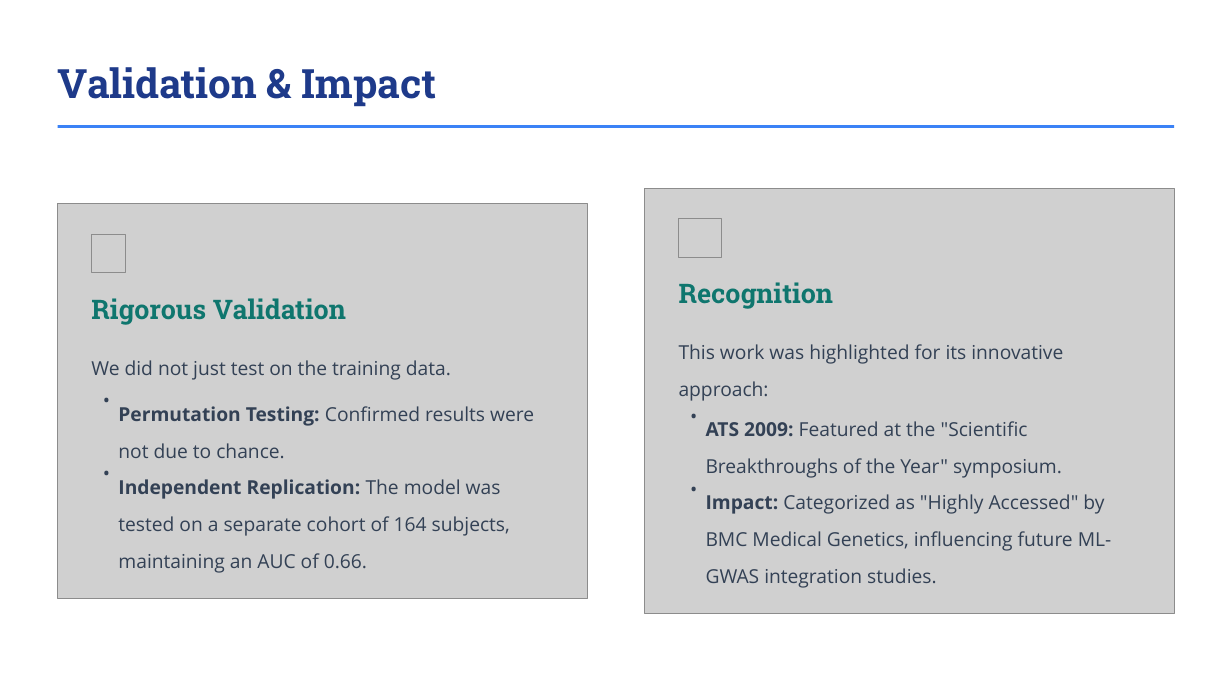
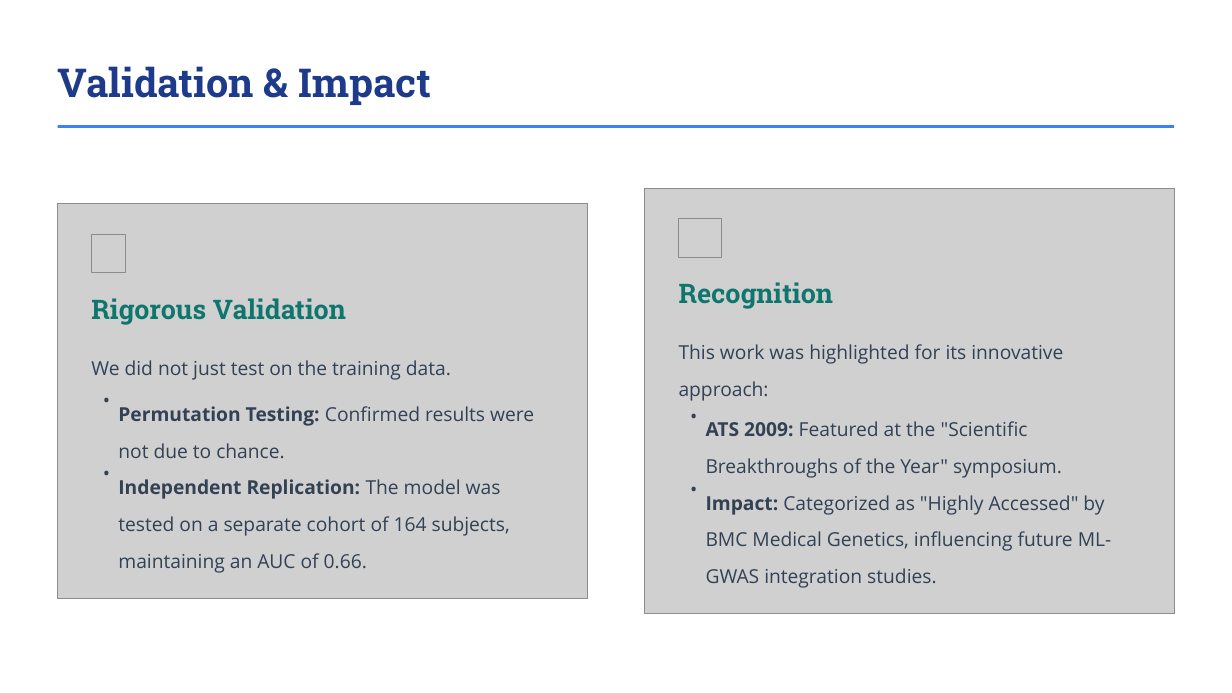
Before and after one commit to mocksu/resume, a slide deck: slide 10 of Predicting Asthma Exacerbations with ML.pptx (slide 9 before the commit). Drawn at 1232x693 pixels with LibreOffice and Linux fonts; fonts in the diff are those of the drawing; grey boxes stand for pictures; background and template pictures are left out. Boxes give left, top, right and bottom in pixels: in the first picture for what was removed or moved away, otherwise in the second. Text is boxed around its words. In the diff, an @@ line names an element or a change of style, - is before the commit and + after.

```diff
--- a/Predicting Asthma Exacerbations with ML.pptx
+++ b/Predicting Asthma Exacerbations with ML.pptx
@@ text "Validation & Impact" at <box>58,66,431,105</box>: size 31.5 to 31 pt @@
```
Also in this commit, not shown: 10 other slides changed, 2 slides added, 1 slide removed, 5 other files.
